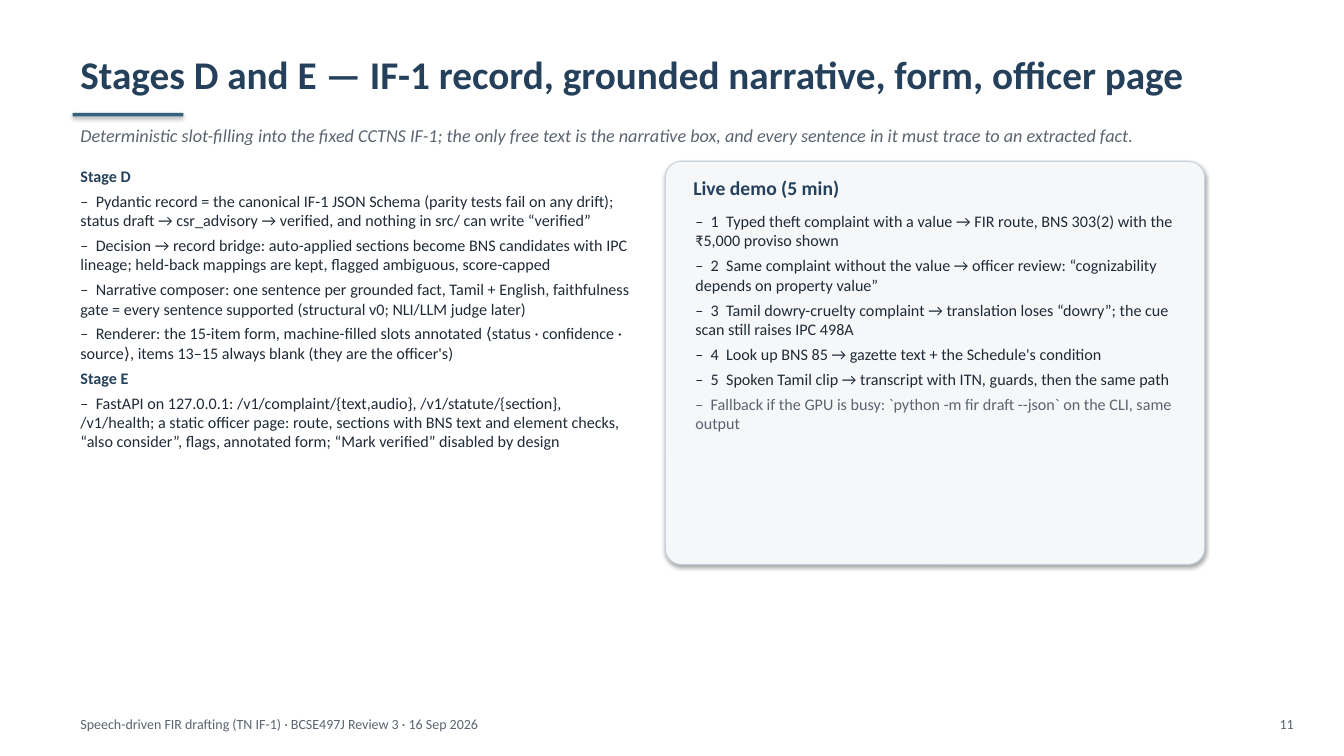
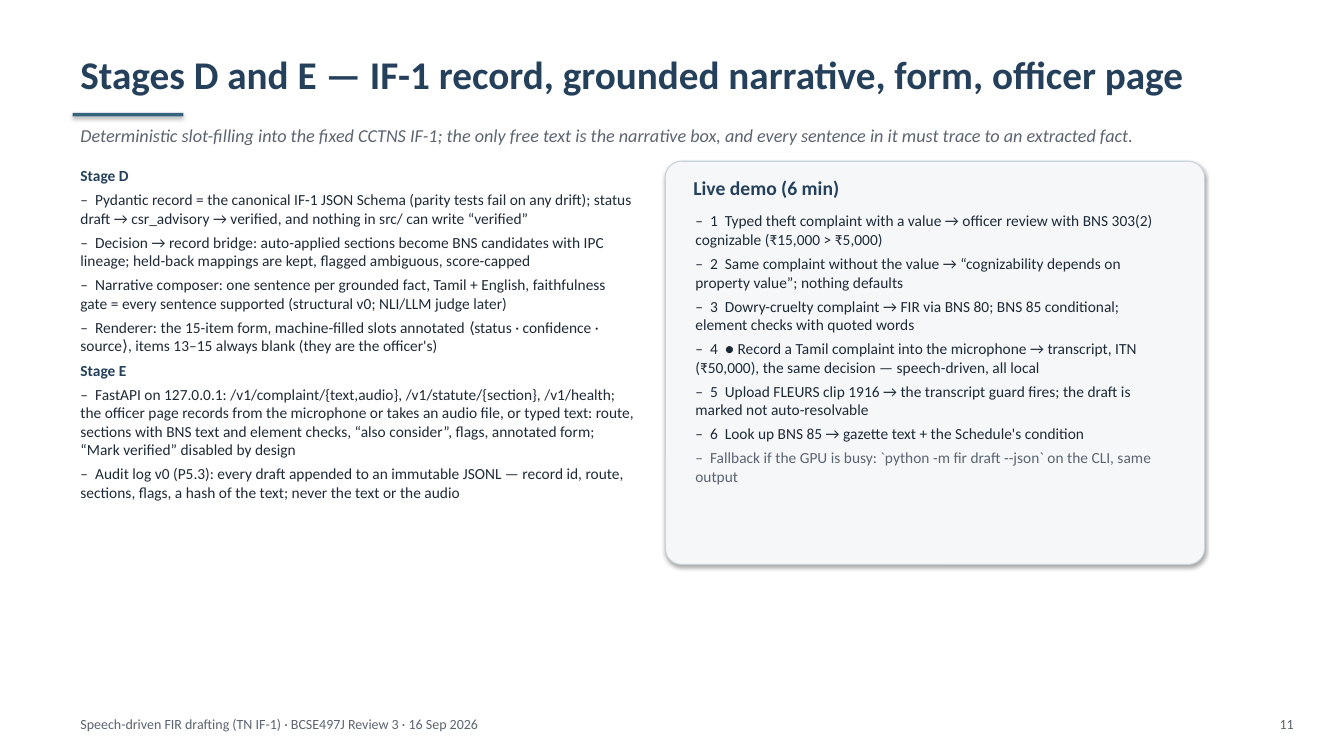
Before and after one commit to Maaadhavq/fir-tn-capstone, a slide deck: slide 11 of Review3_Presentation.pptx. Drawn at 1344x756 pixels with LibreOffice and Linux fonts; fonts in the diff are those of the drawing. Boxes give left, top, right and bottom in pixels: in the first picture for what was removed or moved away, otherwise in the second. Text is boxed around its words. In the diff, an @@ line names an element or a change of style, - is before the commit and + after.

Commit message:
Review 3 eve: speech-driven officer page, audit log, decoder-brake sweep (6g, negative), PROJECT_CONTEXT handoff
- index.html: microphone recording (MediaRecorder) and audio upload -> /v1/complaint/audio
- app.py: sync audio handler, MIME/suffix allowlist (415), 25 MB cap (413), graph lock, FIR_PREWARM=1
- serving/audit.py: append-only JSONL of every draft (hashes, never text); /v1/health audit_entries
- WhisperAsr: repetition_penalty / no_repeat_ngram_size knobs; 60-clip sweep rejected them (finding 6g)
- run_asr_baseline: --model, --repetition-penalty, --no-repeat-ngram-size, --files
- PROJECT_CONTEXT.md: long-form handoff for teammates and LLMs building slides
- tests: 376 pass (webm/opus decode via PyAV, 415/413/400, audit log)

```diff
--- a/Review3_Presentation.pptx
+++ b/Review3_Presentation.pptx
@@ text at [80,171,631,379]: size 11.5 to 11 pt in "Stage D", "– Pydantic record = the canonical IF-1 ...", "– Decision → record bridge: auto-applied sections ...", "– Narrative composer: one sentence per grounded ..." and 2 more places @@
@@ text at [693,180,839,198]: text changed @@
-Live demo (5 min)
+Live demo (6 min)
@@ text at [695,215,1153,442]: text changed; size 11.5 to 11 pt @@
-– 1 Typed theft complaint with a value → FIR route, BNS 303(2) with the ₹5,000 proviso shown
-– 2 Same complaint without the value → officer review: “cognizability depends on property value”
-– 3 Tamil dowry-cruelty complaint → translation loses “dowry”; the cue scan still raises IPC 498A
-– 4 Look up BNS 85 → gazette text + the Schedule's condition
-– 5 Spoken Tamil clip → transcript with ITN, guards, then the same path
+– 1 Typed theft complaint with a value → officer review with BNS 303(2) cognizable (₹15,000 > ₹5,000)
+– 2 Same complaint without the value → “cognizability depends on property value”; nothing defaults
+– 3 Dowry-cruelty complaint → FIR via BNS 80; BNS 85 conditional; element checks with quoted words
+– 4 ● Record a Tamil complaint into the microphone → transcript, ITN (₹50,000), the same decision — speech-driven, all local
+– 5 Upload FLEURS clip 1916 → the transcript guard fires; the draft is marked not auto-resolvable
+– 6 Look up BNS 85 → gazette text + the Schedule's condition
@@ text at [80,389,634,501]: text changed; size 11.5 to 11 pt @@
-– FastAPI on 127.0.0.1: /v1/complaint/{text,audio}, /v1/statute/{section}, /v1/health; a static officer page: route, sections with BNS text and element checks, “also consider”, flags, annotated form; “Mark verified” disabled by design
+– FastAPI on 127.0.0.1: /v1/complaint/{text,audio}, /v1/statute/{section}, /v1/health; the officer page records from the microphone or takes an audio file, or typed text: route, sections with BNS text and element checks, “also consider”, flags, annotated form; “Mark verified” disabled by design
+– Audit log v0 (P5.3): every draft appended to an immutable JSONL — record id, route, sections, flags, a hash of the text; never the text or the audio
@@ text at [695,452,1150,485]: size 11.5 to 11 pt in "– Fallback if the GPU is busy: ..." @@
```
Also in this commit, not shown: 4 other slides changed, 23 other files.
